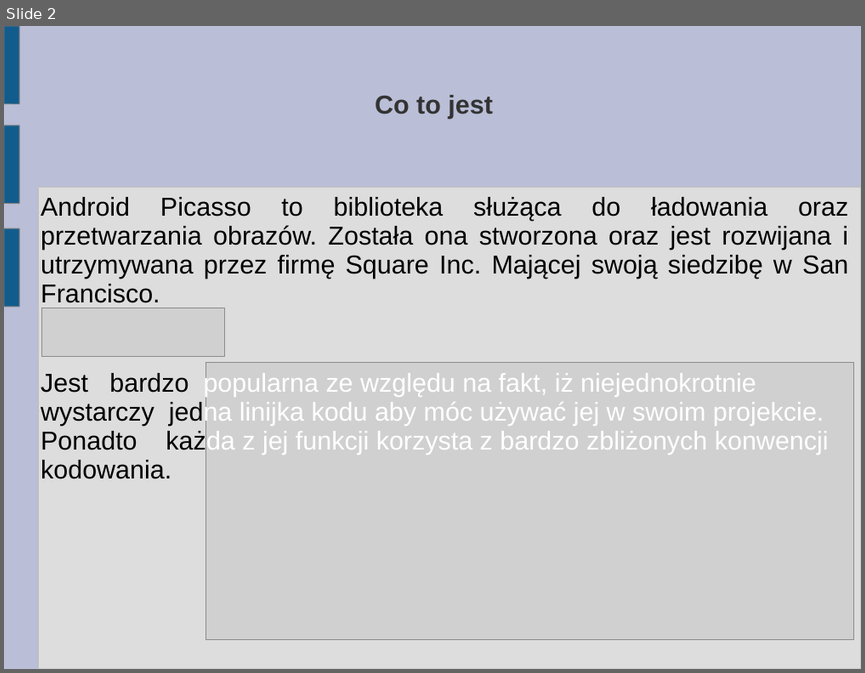
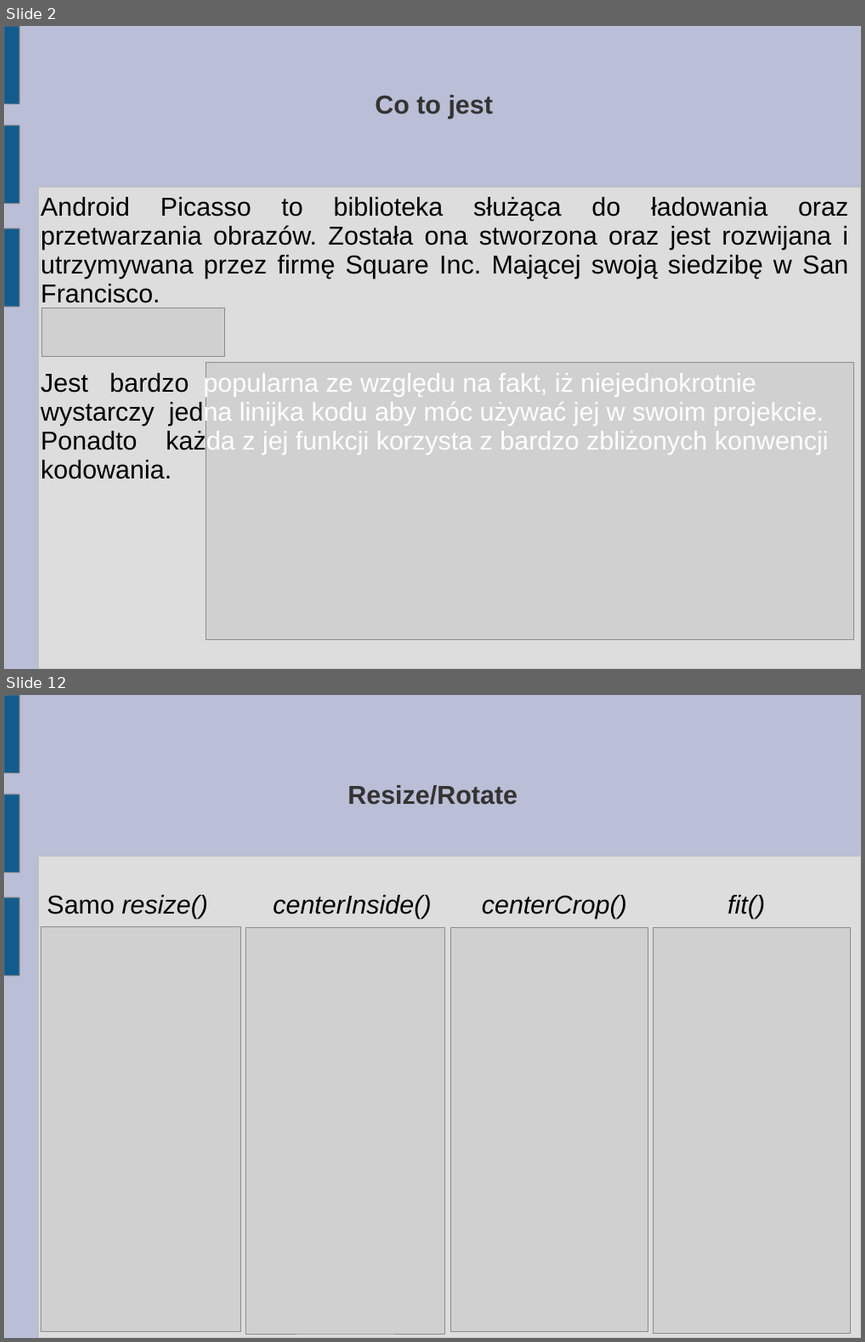
Before and after one commit to karolbisztyga/studies, a slide deck: android/picassopresentation/prezentacja.ppt. Shown one above the other, each under a label of ours: slide 2 before the commit, slides 2 and 12 after it; the slides between them are not shown. The pictures are 865x673 and 865x1342 pixels, drawn with LibreOffice and Linux fonts; fonts in the diff are those of the drawing; grey boxes stand for pictures. Boxes give left, top, right and bottom in pixels: in the first picture for what was removed or moved away, otherwise in the second. Text is boxed around its words. In the diff, an @@ line names an element or a change of style, - is before the commit and + after.

```diff
--- a/android/picassopresentation/prezentacja.ppt
+++ b/android/picassopresentation/prezentacja.ppt
@@ slide 12 added at (x1=4, y1=695, x2=861, y2=1338), background #BABED6; not listed: 4 template elements that a slide beside it also shows @@
@@ title added at (x1=347, y1=785, x2=517, y2=805), 24 pt, text #333333, bold @@
+Resize/Rotate
@@ text added at (x1=46, y1=895, x2=765, y2=919), 24 pt, text #000000, italic @@
+Samo resize() centerInside() centerCrop() fit()
@@ picture added at (x1=41, y1=927, x2=240, y2=1332) @@
@@ picture added at (x1=246, y1=927, x2=445, y2=1333) @@
@@ picture added at (x1=451, y1=927, x2=647, y2=1331) @@
@@ picture added at (x1=653, y1=927, x2=851, y2=1333) @@
```
Also in this commit, not shown: 12 other slides added, 1 slide removed, 2 other files.
